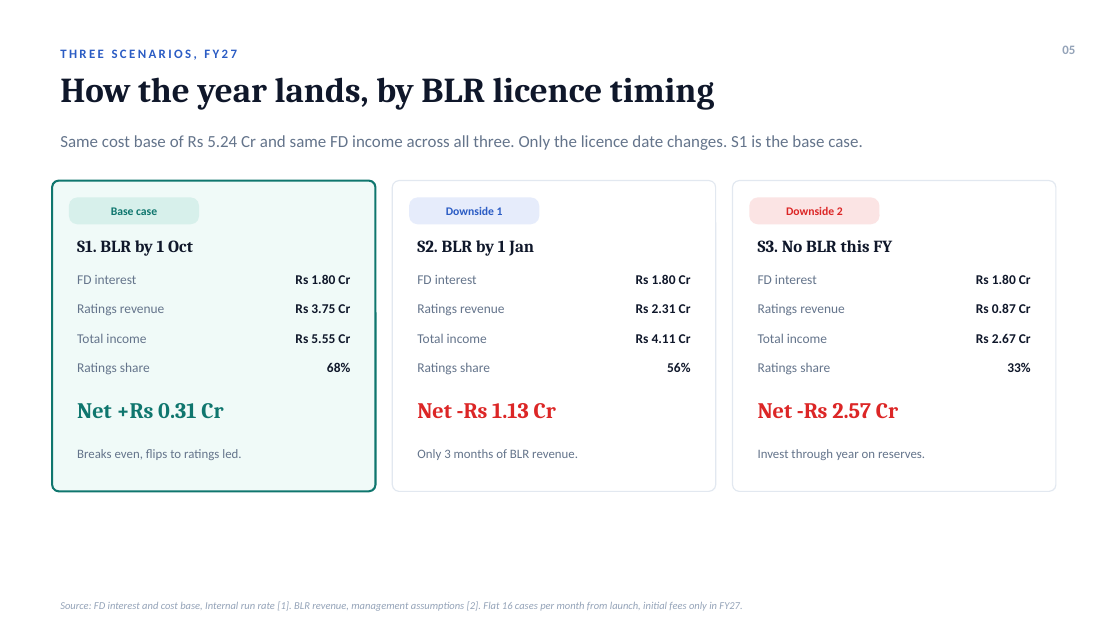
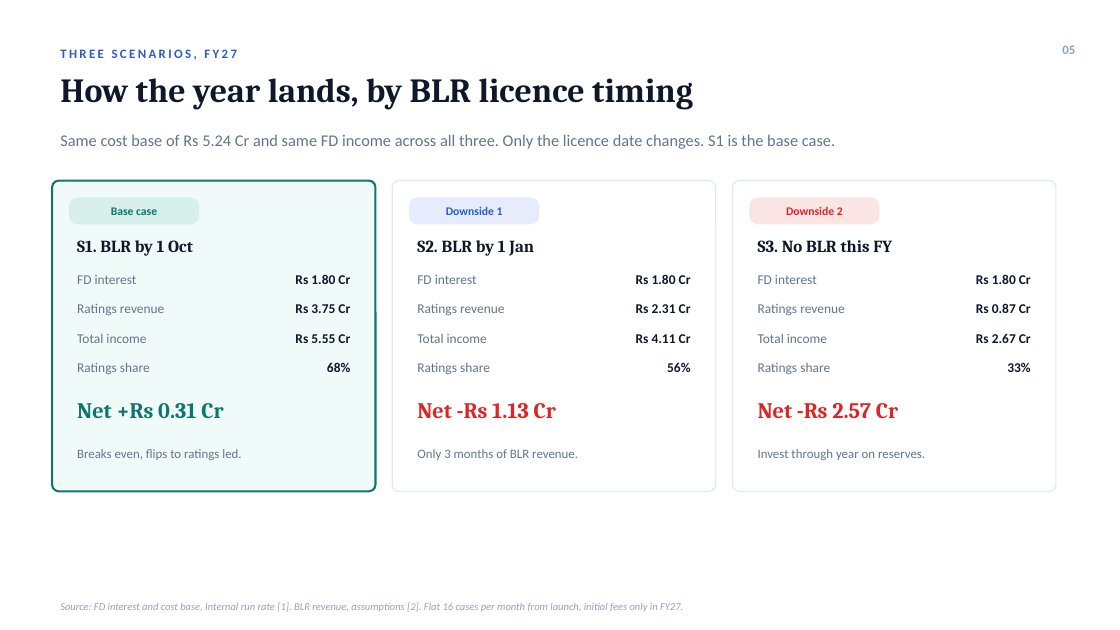
Before and after one commit to acer-developer/AOP, a slide deck: slide 5 of board/AOP_board_presentation.pptx. Drawn at 1120x630 pixels with LibreOffice and Linux fonts; fonts in the diff are those of the drawing. Boxes give left, top, right and bottom in pixels: in the first picture for what was removed or moved away, otherwise in the second. Text is boxed around its words. In the diff, an @@ line names an element or a change of style, - is before the commit and + after.

Commit message:
Add monthly break-even projection (3 cases) and industry-level TAM/SAM/SOM to web page and PPT
Green area chart of monthly income vs all-in expense per case (break-even Oct/Jan/none). Industry map with peer revenue, ACER FY26-30 trajectory, and TAM/SAM/SOM share 0.4pct to 0.8pct. PPT validated.

```diff
--- a/board/AOP_board_presentation.pptx
+++ b/board/AOP_board_presentation.pptx
@@ text "How the year lands, by ..." at box(60, 78, 693, 110): size 30 to 29 pt @@
@@ text "Same cost base of Rs ..." at box(60, 134, 835, 149): size 14.5 to 14 pt @@
@@ text at box(60, 602, 683, 612): text changed @@
-Source: FD interest and cost base, Internal run rate [1]. BLR revenue, management assumptions [2]. Flat 16 cases per month from launch, initial fees only in FY27.
+Source: FD interest and cost base, Internal run rate [1]. BLR revenue, assumptions [2]. Flat 16 cases per month from launch, initial fees only in FY27.
```
Also in this commit, not shown: 9 other slides changed, 1 slide added, 1 other file.
